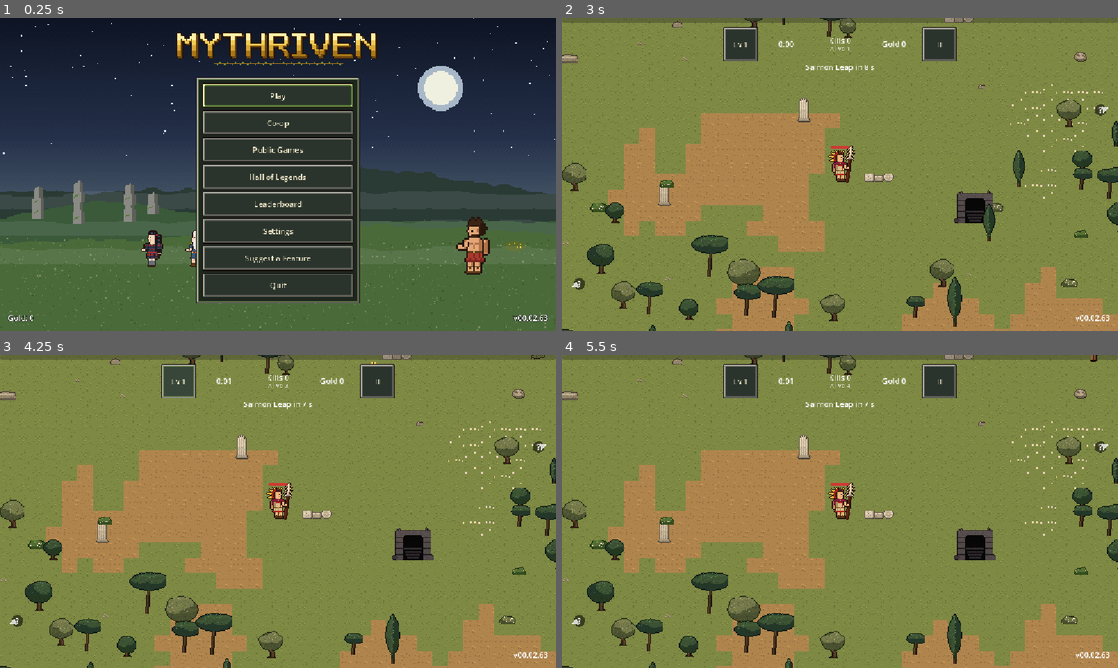
Above: before the commit, frames 1-4 (two rows, left to right).
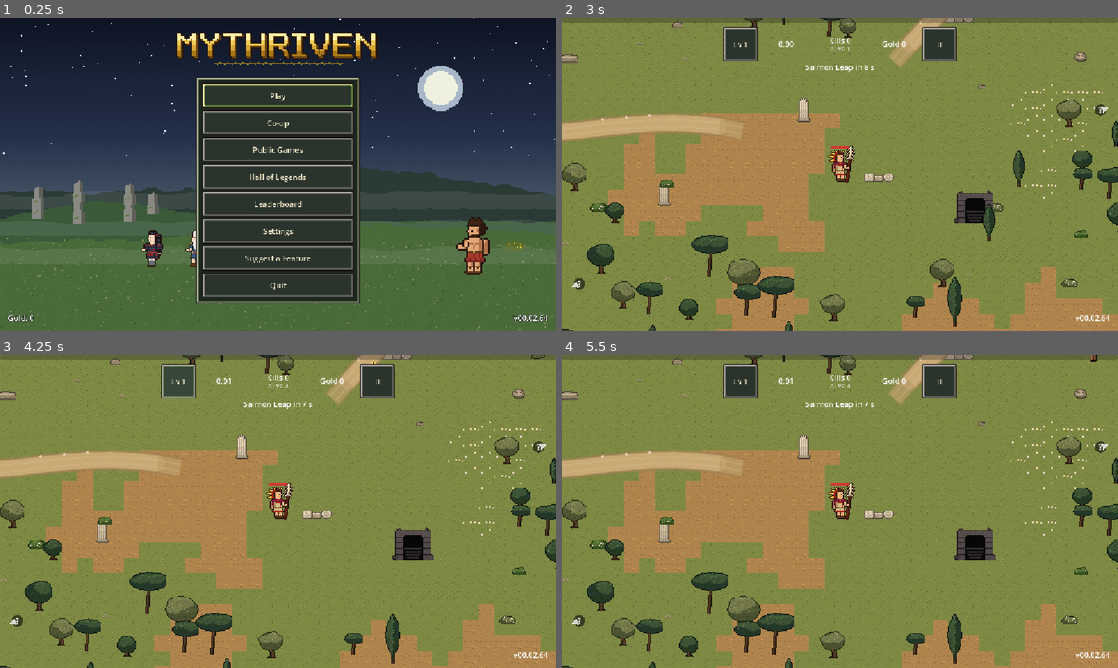
Above: after the commit, the same moments.

Repository: Zephino/Mythriven
Game: Godot game, scene res://scenes/main.tscn
Same seed, same stepped clock (60 frames per second), same inputs: the game is played once before the commit and once after it.
Inputs:
- Up to frame 1 (0.25 s): no input
- Up to frame 2 (3 s): click "Play" at 0.5 s; click "Play" at 1.25 s; click "Play" at 2 s; click "Play" at 2.75 s
- Up to frame 3 (4.25 s): click "Lv 1" at 3.5 s
- Up to frame 4 (5.5 s): click "II" at 4.25 s; click "Resume" at 5 s

The runs differ from the first frame. In frame 1, less than 0.1% of the frame differs, in the area x 97-99%, y 94-98%; in frame 2, 2.3%, in the area x 0-99%, y 0-97%; in frame 3, 2.3%; in frame 4, 2.3%.

Commit message:
v00.02.64 Review: trails from the start of the run to the mountains
Co-Authored-By: Claude Opus 5.5 <noreply@anthropic.com>
Claude-Session: https://claude.ai/code/session_015nF5Mw8v9R2Etpth2EQKF7

Diff:
--- a/data/config.json
+++ b/data/config.json
@@ -245,6 +245,8 @@
     "road_min_px": 520,
     "road_max_px": 1100,
     "road_turn": 0.12,
+    "road_trail_end_px": 130,
+    "road_trail_max_px": 9000,
     "mountain_region_chunks": 20,
     "mountain_chance": 0.85,
     "mountain_start_clear_px": 2500,
--- a/data/schemas.json
+++ b/data/schemas.json
@@ -274,6 +274,8 @@
               "road_min_px": "number",
               "road_max_px": "number",
               "road_turn": "number",
+              "road_trail_end_px": "number",
+              "road_trail_max_px": "number",
               "mountain_region_chunks": "number",
               "mountain_chance": "number",
               "mountain_start_clear_px": "number",
--- a/project.godot
+++ b/project.godot
@@ -11,7 +11,7 @@
 [application]
 
 config/name="Mythriven"
-config/version="00.02.63"
+config/version="00.02.64"
 run/main_scene="res://scenes/main.tscn"
 config/features=PackedStringArray("4.7", "GL Compatibility")
 
--- a/scripts/world/flora.gd
+++ b/scripts/world/flora.gd
@@ -45,6 +45,10 @@
 var _back_list: Array = []
 var _front_list: Array = []
 var _zones: Dictionary = {}          # key -> [absolute centre, radius]
+## The same zones filed by coarse cell (ZONE_CELL px), so each tree only checks the zones near it (roads to the
+## mountains add many small zones).
+var _zone_cells: Dictionary = {}
+const ZONE_CELL := 256.0
 ## Hidden groves in the loaded forest (HiddenGroves): key -> {"key", "at" (absolute), "r", "gate", "roof", "shrine"}.
 var groves: Dictionary = {}
 var _scan_s: float = 0.0
@@ -72,6 +76,7 @@
 				_trees[tree] = []
 			(_trees[tree] as Array).append(name)
 	_zones["start"] = [Vector2.ZERO, Data.cfg_float("world.clear_start_px")]
+	_file_zones()
 	_stone_mult = Data.cfg_float("world.stone_speed_mult")
 	_noise.seed = RunRng.derive_seed(run_seed, "forest")
 	_noise.noise_type = FastNoiseLite.TYPE_SIMPLEX_SMOOTH
@@ -102,11 +107,13 @@
 ## Keeps a circle clear of trees and rocks (a shrine, a boss arena...). `at` is in local (on-screen world) px.
 func clear_zone(key: String, at: Vector2, radius: float) -> void:
 	_zones[key] = [_absolute(at), radius]
+	_file_zones()
 	_refresh_hidden()
 
 
 func remove_zone(key: String) -> void:
 	if _zones.erase(key):
+		_file_zones()
 		_refresh_hidden()
 
 
@@ -133,6 +140,7 @@
 			k += 1
 	if zones.hash() != _zones.hash():
 		_zones = zones
+		_file_zones()
 		_refresh_hidden()
 	_gather_structures()
 
@@ -181,8 +189,21 @@
 			item["hidden"] = _in_zone(item["at"])
 
 
+func _file_zones() -> void:
+	_zone_cells.clear()
+	for zone: Array in _zones.values():
+		var centre: Vector2 = zone[0]
+		var reach: float = float(zone[1])
+		for cy: int in range(floori((centre.y - reach) / ZONE_CELL), floori((centre.y + reach) / ZONE_CELL) + 1):
+			for cx: int in range(floori((centre.x - reach) / ZONE_CELL), floori((centre.x + reach) / ZONE_CELL) + 1):
+				var cell := Vector2i(cx, cy)
+				if not _zone_cells.has(cell):
+					_zone_cells[cell] = []
+				(_zone_cells[cell] as Array).append(zone)
+
+
 func _in_zone(at: Vector2) -> bool:
-	for zone: Array in _zones.values():
+	for zone: Array in _zone_cells.get(Vector2i(floori(at.x / ZONE_CELL), floori(at.y / ZONE_CELL)), []):
 		if at.distance_to(zone[0]) <= float(zone[1]):
 			return true
 	return false
--- a/scripts/world/mountains.gd
+++ b/scripts/world/mountains.gd
@@ -179,19 +179,48 @@
 	for spot: Dictionary in spots:
 		if int(spot["from"]) == 0:
 			roads.append(_road_from(Vector2i(spot["tile"]), c, r, rng))
+	# And a long trail from the first way up all the way back towards where the run began, ending about a screen
+	# from it, so a Hero setting out soon finds a road that leads to a mountain (owner request 10/31/2026).
+	if not spots.is_empty():
+		roads.append(_road_from(Vector2i(spots[0]["tile"]), c, r, rng, Vector2.ZERO))
 	return {"key": "mtn_%d_%d" % [region.x, region.y], "c": c, "r": r, "tiles": tiles, "bridge": bridge, "spots": spots,
 			"cave": cave_tile, "roads": roads}
 
 
+## The long trail: winds from the mountain towards `toward`, pulled a little more towards it each step, and stops
+## world.road_trail_end_px short of it (or after world.road_trail_max_px).
+func _trail(at: Vector2, centre: Vector2, toward: Vector2, step: float, turn: float, rng: RandomNumberGenerator) -> PackedVector2Array:
+	var points := PackedVector2Array([at])
+	var dir: Vector2 = (at - centre).normalized()
+	var bend: float = 0.0
+	var walked: float = 0.0
+	var stop: float = Data.cfg_float("world.road_trail_end_px")
+	var limit: float = Data.cfg_float("world.road_trail_max_px")
+	while at.distance_to(toward) > stop and walked < limit:
+		bend = clampf(bend + rng.randf_range(-turn, turn) * 0.5, -turn, turn)
+		var wish: Vector2 = (toward - at).normalized()
+		# First clear of the mountain, then bending round towards the start.
+		var pull: float = 0.25 if walked > 160.0 else 0.0
+		dir = dir.rotated(bend).lerp(wish, pull).normalized()
+		at += dir * step
+		walked += step
+		points.append(at)
+	return points
+
+
 ## A road (owner request 10/31/2026): from the foot of a way up the cliff, it winds out across the land, away from the
 ## mountain, for one to two screens, so a Hero who finds it can follow it to the mountain. Points in absolute px.
-func _road_from(spot: Vector2i, c: Vector2i, r: float, rng: RandomNumberGenerator) -> PackedVector2Array:
+## `toward` (absolute px, the run's start): the road heads there instead of wandering off, and stops
+## world.road_trail_end_px short of it.
+func _road_from(spot: Vector2i, c: Vector2i, r: float, rng: RandomNumberGenerator, toward: Vector2 = Vector2.INF) -> PackedVector2Array:
 	var at: Vector2 = (Vector2(spot) + Vector2(0.5, 2.5)) * TILE
 	var centre: Vector2 = (Vector2(c) + Vector2(0.5, 0.5)) * TILE
 	var dir: Vector2 = (at - centre).normalized().rotated(rng.randf_range(-0.5, 0.5))
 	var step: float = Data.cfg_float("world.road_step_px")
 	var length: float = rng.randf_range(Data.cfg_float("world.road_min_px"), Data.cfg_float("world.road_max_px"))
 	var turn: float = Data.cfg_float("world.road_turn")
+	if toward != Vector2.INF:
+		return _trail(at, centre, toward, step, turn, rng)
 	var points := PackedVector2Array([at])
 	var bend: float = 0.0
 	var walked: float = 0.0
@@ -472,16 +501,17 @@
 			if not view.intersects(box.grow(width)):
 				continue
 			var n: int = local.size()
+			var fade_steps: float = 2.0 if n > 60 else 6.0     # the long trails to the start fade only at the very end
 			for i: int in n - 1:
-				var fade: float = clampf(float(n - 1 - i) / 6.0, 0.0, 1.0)    # the far end fades into the ground
+				var fade: float = clampf(float(n - 1 - i) / fade_steps, 0.0, 1.0)    # the far end fades into the ground
 				_road_layer.draw_line(local[i], local[i + 1], Color(edge, 0.8 * fade), width + 4.0, true)
 				_road_layer.draw_circle(local[i], (width + 4.0) * 0.5, Color(edge, 0.8 * fade))
 			for i: int in n - 1:
-				var fade: float = clampf(float(n - 1 - i) / 6.0, 0.0, 1.0)
+				var fade: float = clampf(float(n - 1 - i) / fade_steps, 0.0, 1.0)
 				_road_layer.draw_line(local[i], local[i + 1], Color(base, fade), width, true)
 				_road_layer.draw_circle(local[i], width * 0.5, Color(base, fade))
 			for i: int in n - 1:
-				var fade: float = clampf(float(n - 1 - i) / 6.0, 0.0, 1.0)
+				var fade: float = clampf(float(n - 1 - i) / fade_steps, 0.0, 1.0)
 				var side: Vector2 = (local[i + 1] - local[i]).normalized().orthogonal()
 				for rut: float in [-0.22, 0.22]:
 					_road_layer.draw_line(local[i] + side * width * rut, local[i + 1] + side * width * rut,
Not shown, changed: CHANGELOG.md
Not shown, changed: VERSION
